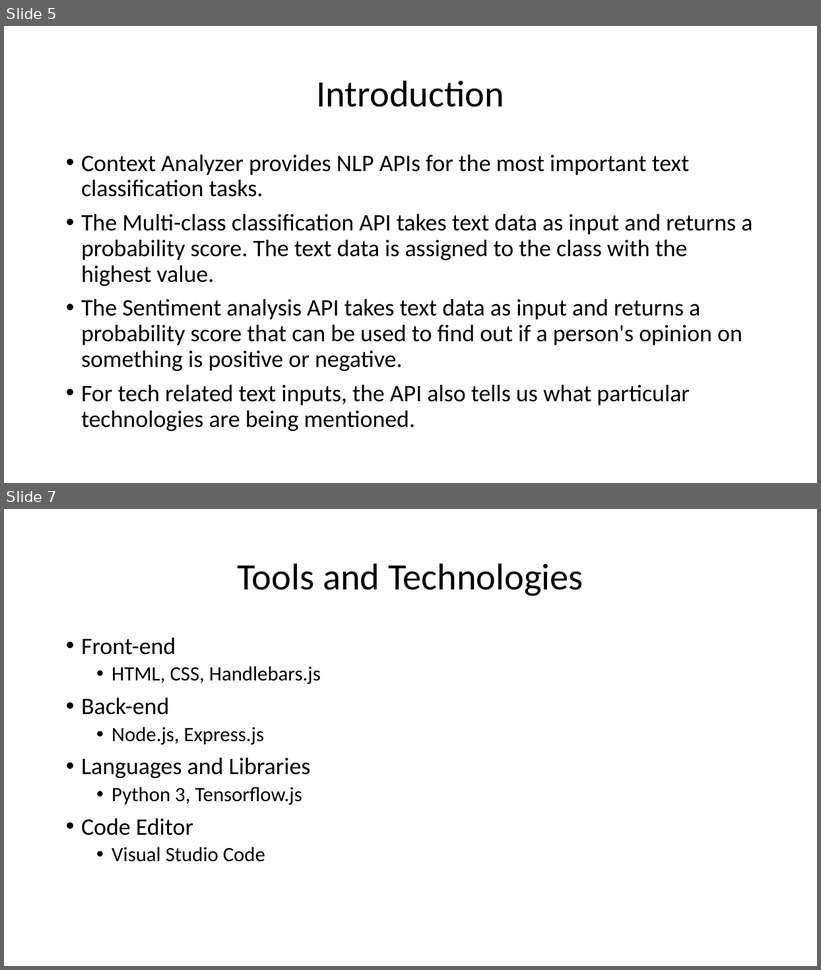
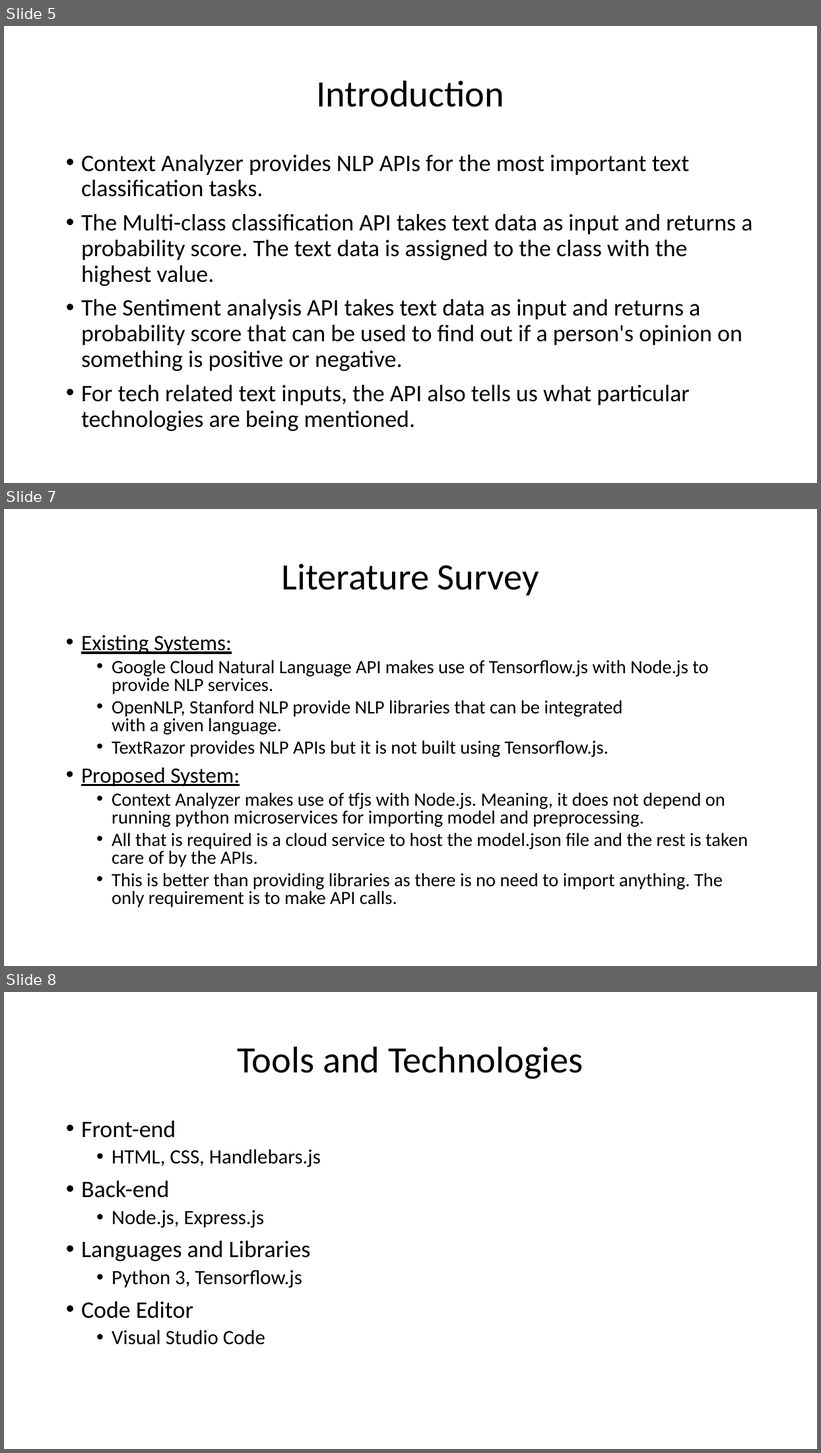
Before and after one commit to HarshaKy/text-classifier, a slide deck: docs/Presentation.pptx. Shown one above the other, each under a label of ours: slides 5 and 7 before the commit, slides 5, 7 and 8 after it; the slides between them are not shown. The pictures are 821x970 and 821x1453 pixels, drawn with LibreOffice and Linux fonts; fonts in the diff are those of the drawing. Boxes give left, top, right and bottom in pixels: in the first picture for what was removed or moved away, otherwise in the second. Text is boxed around its words. In the diff, an @@ line names an element or a change of style, - is before the commit and + after.

```diff
--- a/docs/Presentation.pptx
+++ b/docs/Presentation.pptx
@@ slide 7 added at [4,509,817,966], background #FFFFFF @@
@@ title added at [281,564,539,595], 44 pt, text #000000 @@
+Literature Survey
@@ text added at [81,635,748,908], 22.2 pt, text #000000 @@
+• Existing Systems:
+  • Google Cloud Natural Language API makes use of Tensorflow.js with Node.js to provide NLP services.
+  • OpenNLP, Stanford NLP provide NLP libraries that can be integrated with a given language.
+  • TextRazor provides NLP APIs but it is not built using Tensorflow.js.
+• Proposed System:
+  • Context Analyzer makes use of tfjs with Node.js. Meaning, it does not depend on running python microservices for importing model and preprocessing.
+  • All that is required is a cloud service to host the model.json file and the rest is taken care of by the APIs.
+  • This is better than providing libraries as there is no need to import anything. The only requirement is to make API calls.
@@ what was slide 7 is now slide 8 @@
```
Also in this commit, not shown: 2 slides changed.
